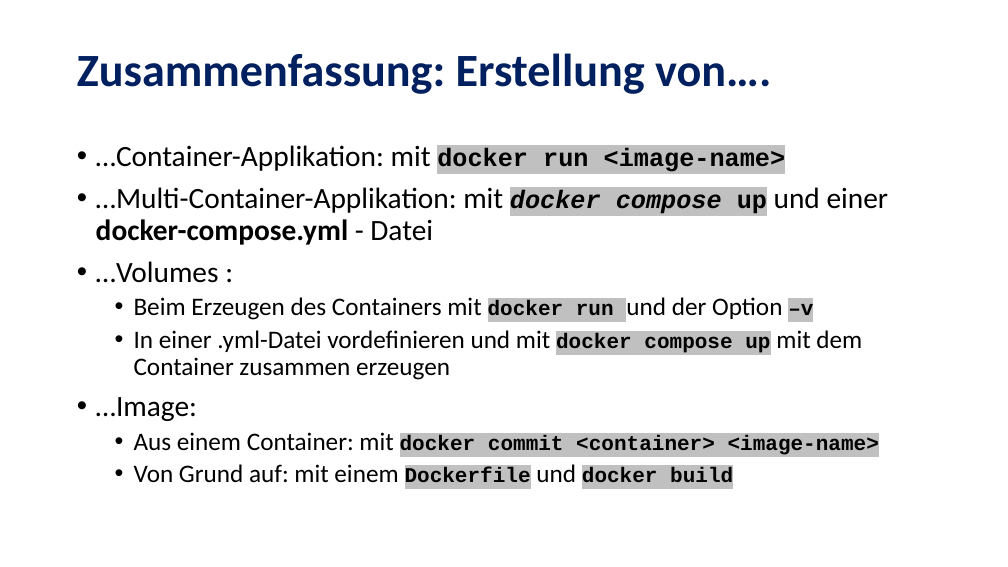
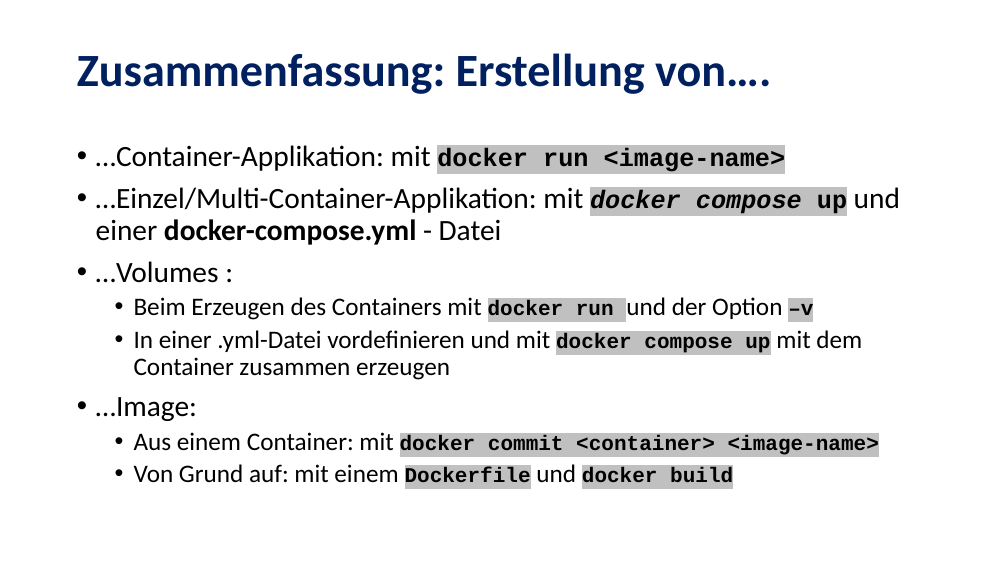
Before and after one commit to MickyRoth/Presentations, a slide deck: slide 39 of Docker.pptx. Drawn at 1008x567 pixels with LibreOffice and Linux fonts; fonts in the diff are those of the drawing; background and template pictures are left out. Boxes give left, top, right and bottom in pixels: in the first picture for what was removed or moved away, otherwise in the second. Text is boxed around its words. In the diff, an @@ line names an element or a change of style, - is before the commit and + after.

```diff
--- a/Docker.pptx
+++ b/Docker.pptx
@@ text at bbox=[96, 187, 900, 245]: text changed @@
-• …Multi-Container-Applikation: mit docker compose up und einer docker-compose.yml - Datei
+• …Einzel/Multi-Container-Applikation: mit docker compose up und einer docker-compose.yml - Datei
```
Also in this commit, not shown: 1 other slide changed.
